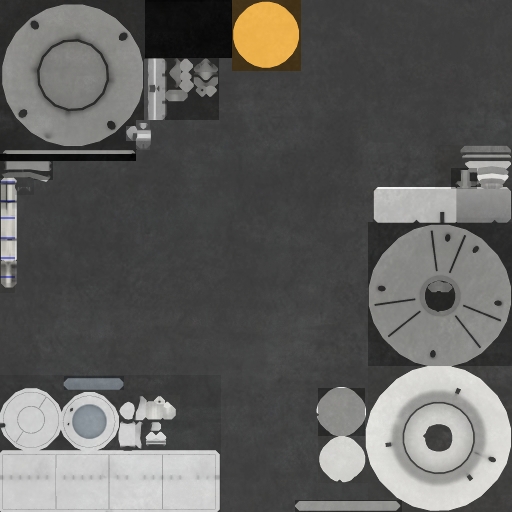
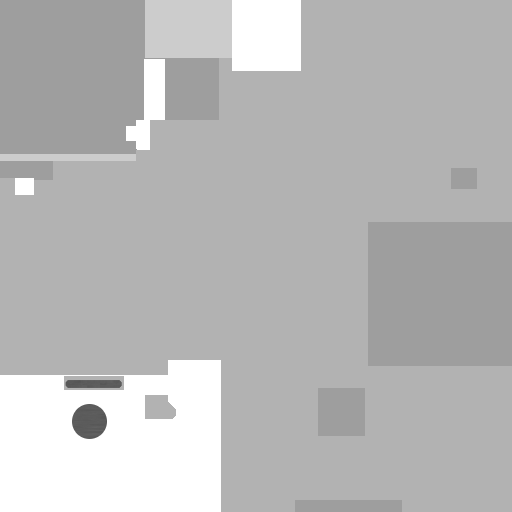
Two versions of the same layered image (512 × 512). Layer-by-layer changes:
showed "___MET", painted on it over (x1=0, y1=0, x2=512, y2=512)
hid group "ALBEDO" (5 layers) over (x1=0, y1=0, x2=512, y2=512)
painted on "AO" over (x1=0, y1=366, x2=218, y2=512)
hid "panel" over (x1=0, y1=385, x2=216, y2=511)
painted on "Warstwa #3" over (x1=168, y1=360, x2=221, y2=419)
